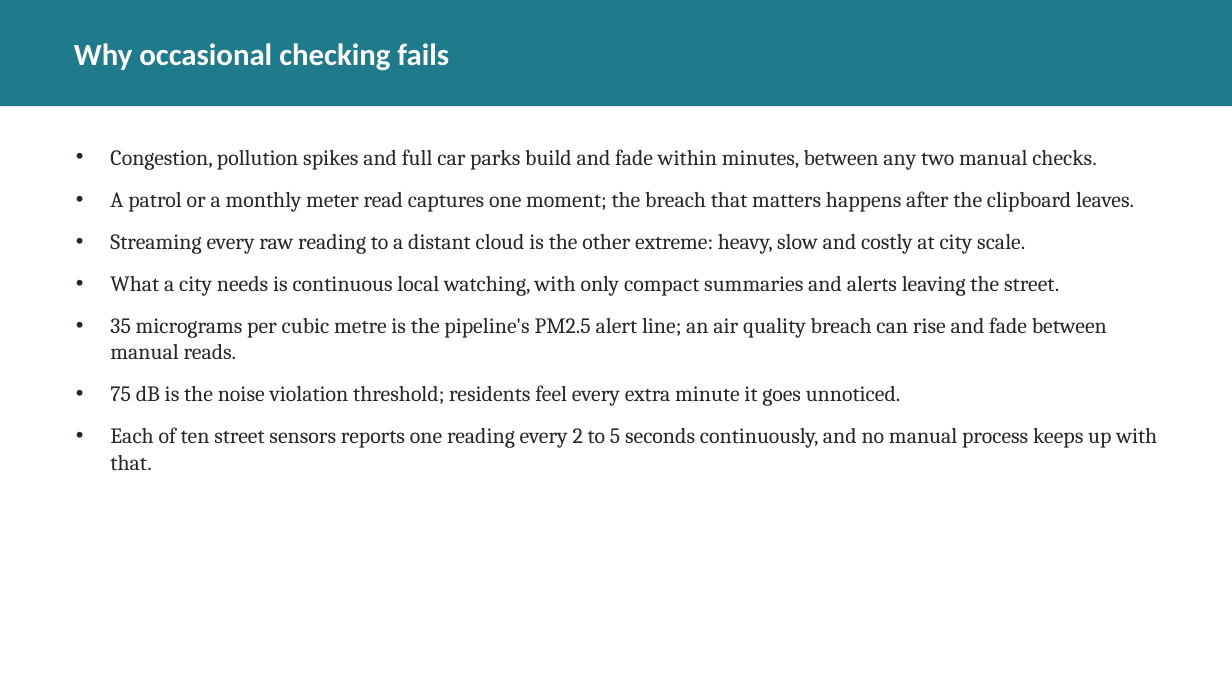
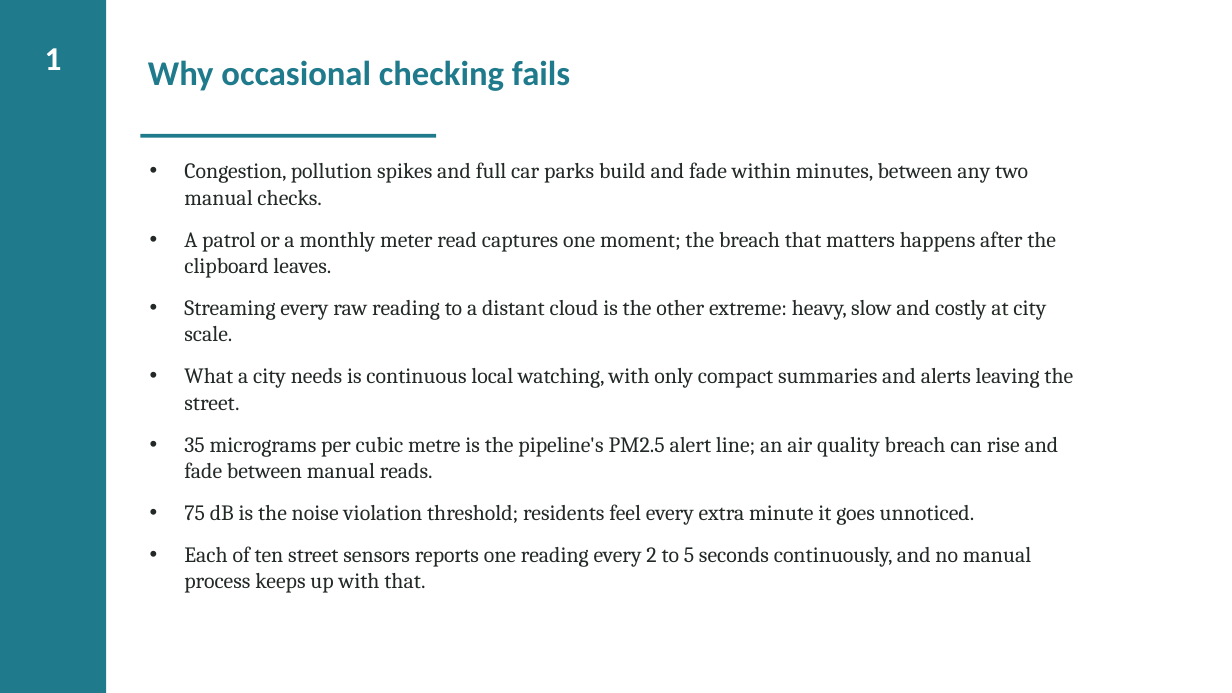
Before and after one commit to valletivarish/FEC_version_2, a slide deck: slide 2 of ppt/X25100963_smart-city-monitoring.pptx. Drawn at 1232x693 pixels with LibreOffice and Linux fonts; fonts in the diff are those of the drawing. Boxes give left, top, right and bottom in pixels: in the first picture for what was removed or moved away, otherwise in the second. Text is boxed around its words. In the diff, an @@ line names an element or a change of style, - is before the commit and + after.

Commit message:
Move Hassan's project 04 deck to unique sidebarL layout (was band, shared with Nithin's deck); now no deck shares its layout with his

```diff
--- a/ppt/X25100963_smart-city-monitoring.pptx
+++ b/ppt/X25100963_smart-city-monitoring.pptx
@@ rectangle: place and size @@
-rectangle at box(0, 0, 1232, 106)
+rectangle at box(0, 0, 106, 693)
@@ text added at box(45, 48, 62, 70), 26 pt, text #FFFFFF, bold @@
+1
@@ title "Why occasional checking fails": place and size @@
-title "Why occasional checking fails" at box(74, 43, 449, 71)
+title "Why occasional checking fails" at box(148, 60, 570, 91)
@@ title "Why occasional checking fails" at box(148, 60, 570, 91): size 24 to 27 pt, text colour #FFFFFF to #1F7A8C; vertical alignment middle to top @@
@@ rectangle added at box(140, 134, 436, 138), fill #1F7A8C @@
@@ text "Congestion, pollution spikes and full ..." rewrapped from box(110, 149, 1157, 471) to box(184, 162, 1073, 593) @@
```
Also in this commit, not shown: 4 other slides changed.
